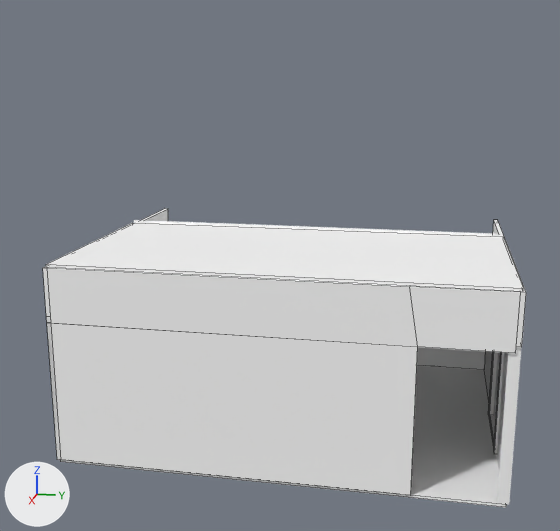
What one commit did to the FBX model Projektarbeit/Assets/FBX/Rooms/BoysRoom.fbx.
The view is the same before and after, from a 50 mm lens placed at (3.7, 3.53, 6.23), pointed at (-9.8, 0.82, 2.86). The lights are fixed; the arrows at lower left show +X, +Y and +Z. Mesh edges are drawn as thin lines on the coarser meshes. Where no turn or scale is listed for an object, it has been applied to the vertices. Vertices at the same position are counted once.

Objects in the first picture: 'Ceil', 'Ceil_2', 'FloorTile', 'Wall', 'Wall1_2', 'Wall4', 'Window1'.
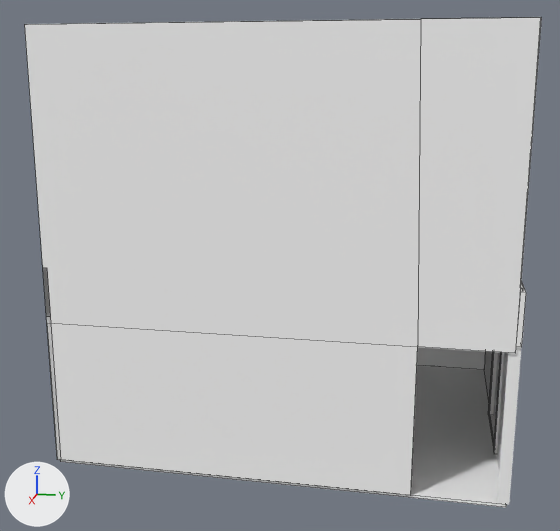
Where the change shows, as pixel boxes (x1, y1, x2, y2) in the pictures (560 x 531 px; the box of a moved part takes in the faces that stretch with it):
'Wall', reshaped (9% wider, 109% taller): before (47, 267, 521, 496); after (25, 17, 542, 496)
part 1 of me_mesh_010, moved or reshaped: before (47, 267, 521, 347); after (25, 17, 542, 347)
'Ceil', unchanged, covered by the edit: before (46, 223, 523, 292); after (521, 283, 523, 292)

The change, as a diff of the scene's bpy script:
```diff
--- a/Projektarbeit/Assets/FBX/Rooms/BoysRoom.fbx.py
+++ b/Projektarbeit/Assets/FBX/Rooms/BoysRoom.fbx.py
@@ me_mesh_010 @@
 # used by ob_wall; location = (-9.04, 4.0, 1.25)
-me_mesh_010.from_pydata(...)  # 18 vertices, 15 faces; spans x 1.8..1.88, y -6.44..0.76, z -1.25..2.05
+me_mesh_010.from_pydata(...)  # 16 vertices, 14 faces; spans x 1.8..1.88, y -6.44..0.76, z -1.25..5.7
+# me_mesh_010 part 1
+# 8 vertices are removed from x 1.8..1.87, y -6.36..0.76, z 1.15..2.05
+# 9 faces are deleted
+# 6 vertices are added at (1.87, -6.44, 5.7), (1.87, 0.76, 5.7), (1.8, 0.76, 5.7), (1.8, -6.44, 5.7), (1.87, -0.76, 5.7), (1.8, -0.76, 5.7)
+# 8 new faces join them
 me_mesh_010.materials.append(mat_test_1)
```
